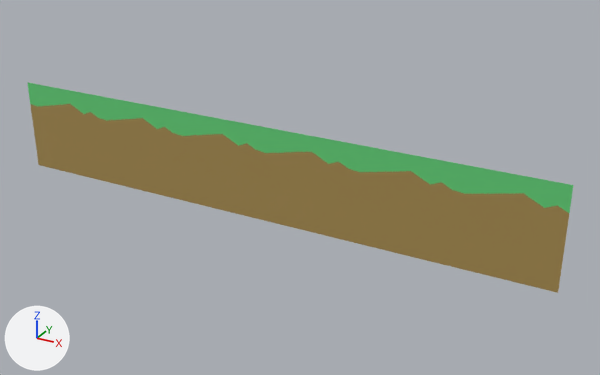
The OBJ model resources/model/testPlatform2.obj as it was, and as the next commit left it.
Both versions are drawn from a 50 mm camera at (5.53, -6.44, 2.67) aimed at (1.9, 0.16, -0.63). Lighting does not change. The marker at lower left points along +X, +Y and +Z. Where no turn or scale is listed for an object, it has been applied to the vertices.

The first picture shows 'cube.000_ground', 'cube.001_ground', 'cube.002_ground', 'cube.003_ground.011', 'cube.004_ground.011', 'cube.005_ground.011'.
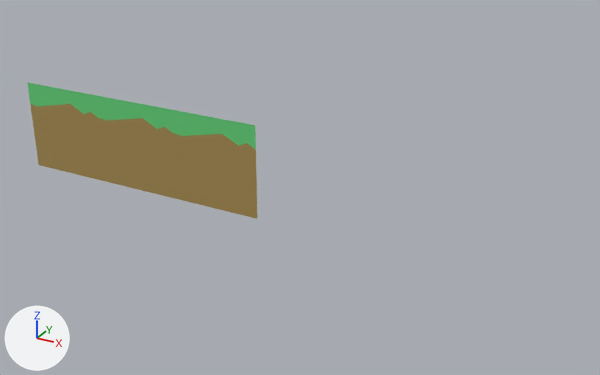
What differs and where, as boxes [x1, y1, x2, y2] in the pictures (600 x 375 px):
```json
{"object": "cube.004_ground.011", "change": "deleted", "before": [446, 163, 573, 293], "on screen": "brown", "faces in mat_material_002 (brown #a88d4f)": [446, 190, 569, 293], "faces in mat_material_001 (green #63d179)": [452, 163, 573, 213]}
{"object": "cube.005_ground.011", "change": "deleted", "before": [347, 143, 454, 265], "on screen": "brown", "faces in mat_material_002 (brown #a88d4f)": [347, 169, 452, 265], "faces in mat_material_001 (green #63d179)": [348, 143, 454, 189]}
{"object": "cube.003_ground.011", "change": "deleted", "before": [255, 125, 349, 241], "on screen": "brown", "faces in mat_material_002 (brown #a88d4f)": [256, 150, 348, 241], "faces in mat_material_001 (green #63d179)": [255, 125, 349, 168]}
```

Edits to the scene script, one JSON object a line:
```json
{"op": "remove", "block": "ob_cube_003_ground_011", "code": ["ob_cube_003_ground_011 = bpy.data.objects.new('cube.003_ground.011', me_cube_003_ground_011)", "ob_cube_003_ground_011.location = (0.0, 0.0, 0.0)"]}
{"op": "remove", "block": "ob_cube_004_ground_011", "code": ["ob_cube_004_ground_011 = bpy.data.objects.new('cube.004_ground.011', me_cube_004_ground_011)", "ob_cube_004_ground_011.location = (0.0, 0.0, 0.0)"]}
{"op": "remove", "block": "ob_cube_005_ground_011", "code": ["ob_cube_005_ground_011 = bpy.data.objects.new('cube.005_ground.011', me_cube_005_ground_011)", "ob_cube_005_ground_011.location = (0.0, 0.0, 0.0)"]}
```
